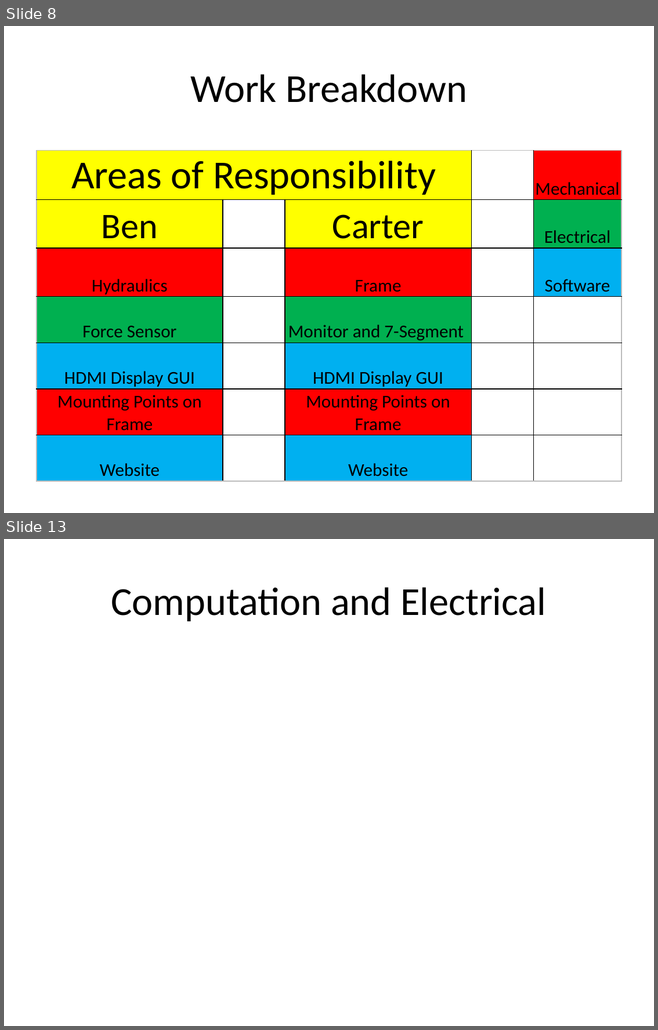
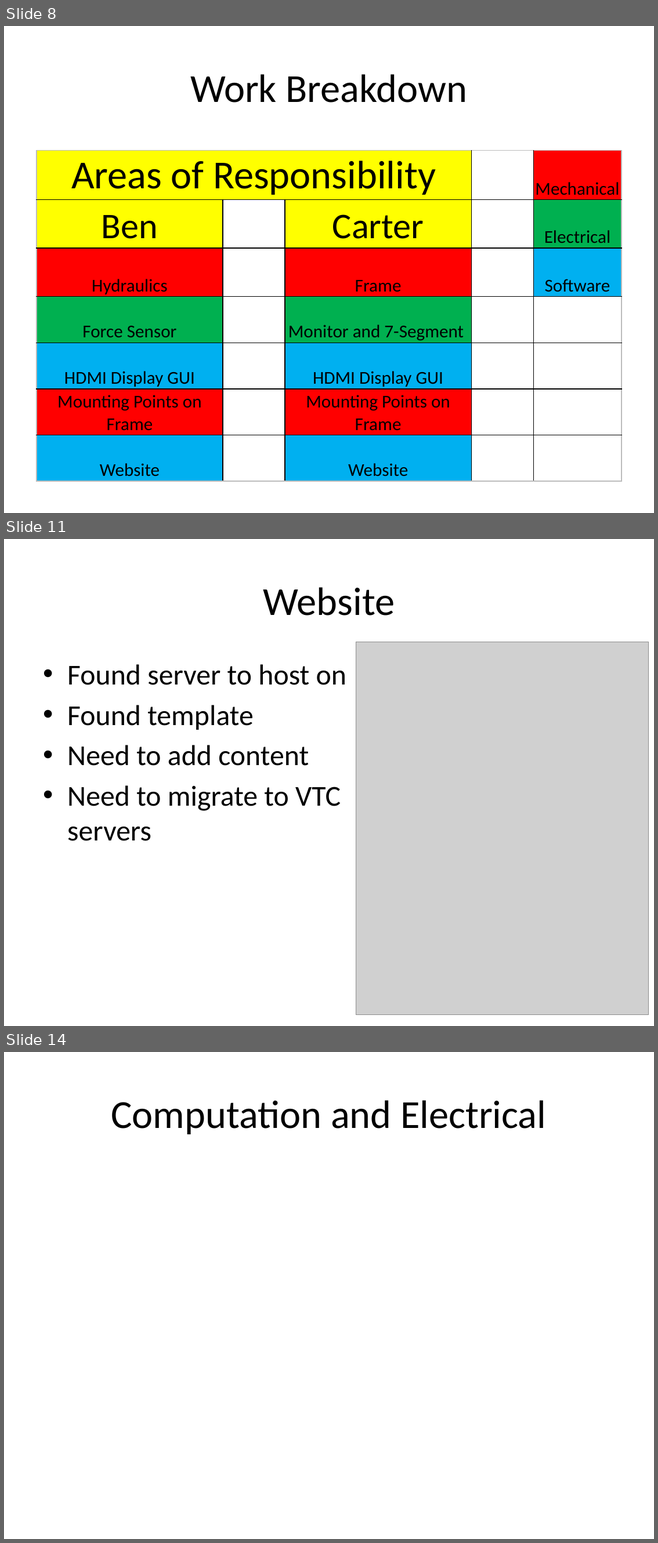
Before and after one commit to TheBengineer/Bridge-Tester, a slide deck: Presentations/February 10, 2014/Bridge Tester.pptx. Shown one above the other, each under a label of ours: slides 8 and 13 before the commit, slides 8, 11 and 14 after it; the slides between them are not shown. The pictures are 658x1030 and 658x1543 pixels, drawn with LibreOffice and Linux fonts; fonts in the diff are those of the drawing; grey boxes stand for pictures. Boxes give left, top, right and bottom in pixels: in the first picture for what was removed or moved away, otherwise in the second. Text is boxed around its words. In the diff, an @@ line names an element or a change of style, - is before the commit and + after.

```diff
--- a/Presentations/February 10, 2014/Bridge Tester.pptx
+++ b/Presentations/February 10, 2014/Bridge Tester.pptx
@@ slide 11 added at <box>4,539,654,1026</box>, background #FFFFFF @@
@@ title added at <box>263,587,395,616</box>, 44 pt, text #000000 @@
+Website
@@ picture added at <box>356,642,648,1015</box> @@
@@ text added at <box>67,664,346,841</box>, 32 pt, text #000000 @@
+• Found server to host on
+• Found template
+• Need to add content
+• Need to migrate to VTC servers
@@ what was slide 13 is now slide 14 @@
```
Also in this commit, not shown: 6 slides changed, 2 other slides added, 2 slides removed, 1 other file.
